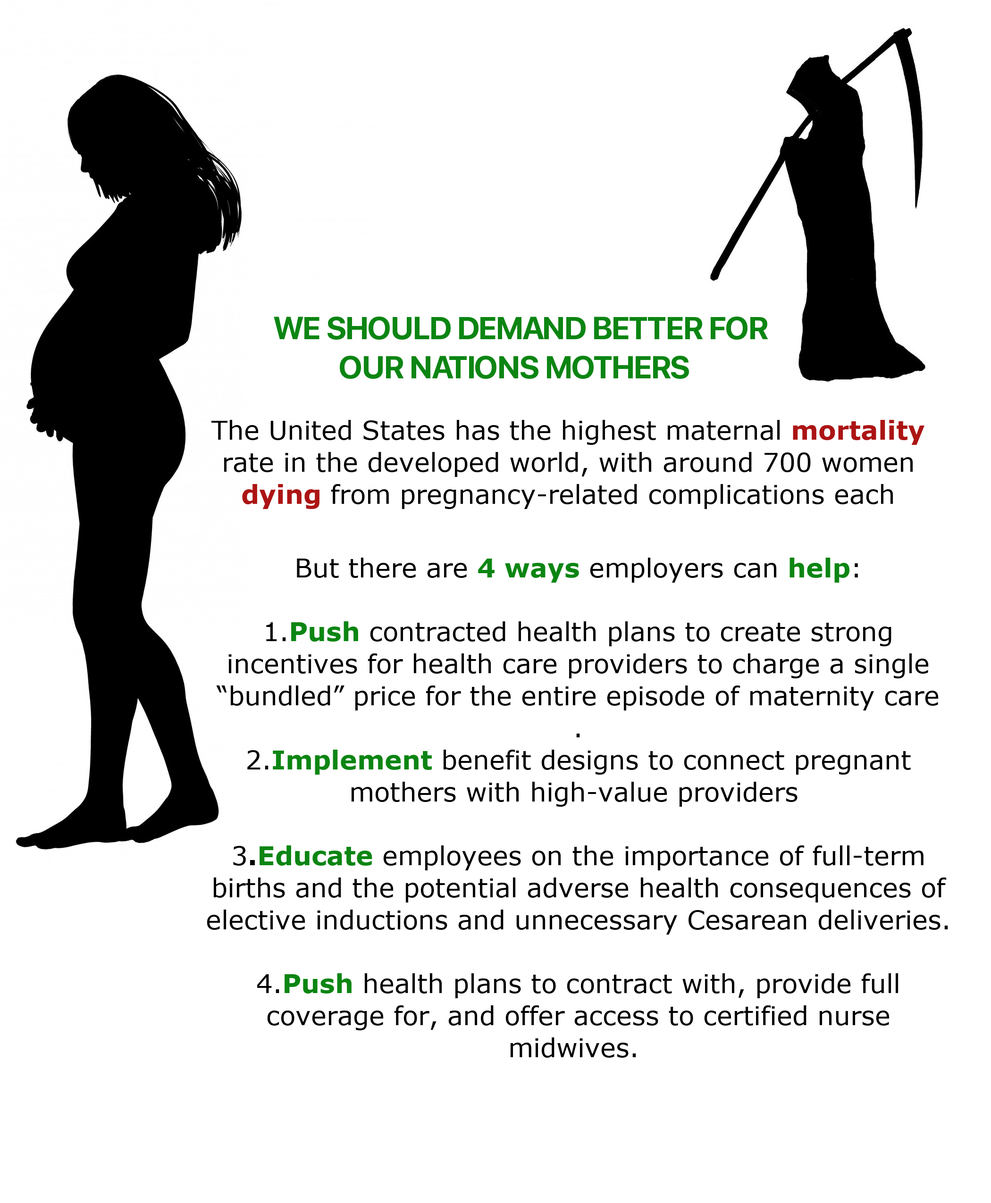
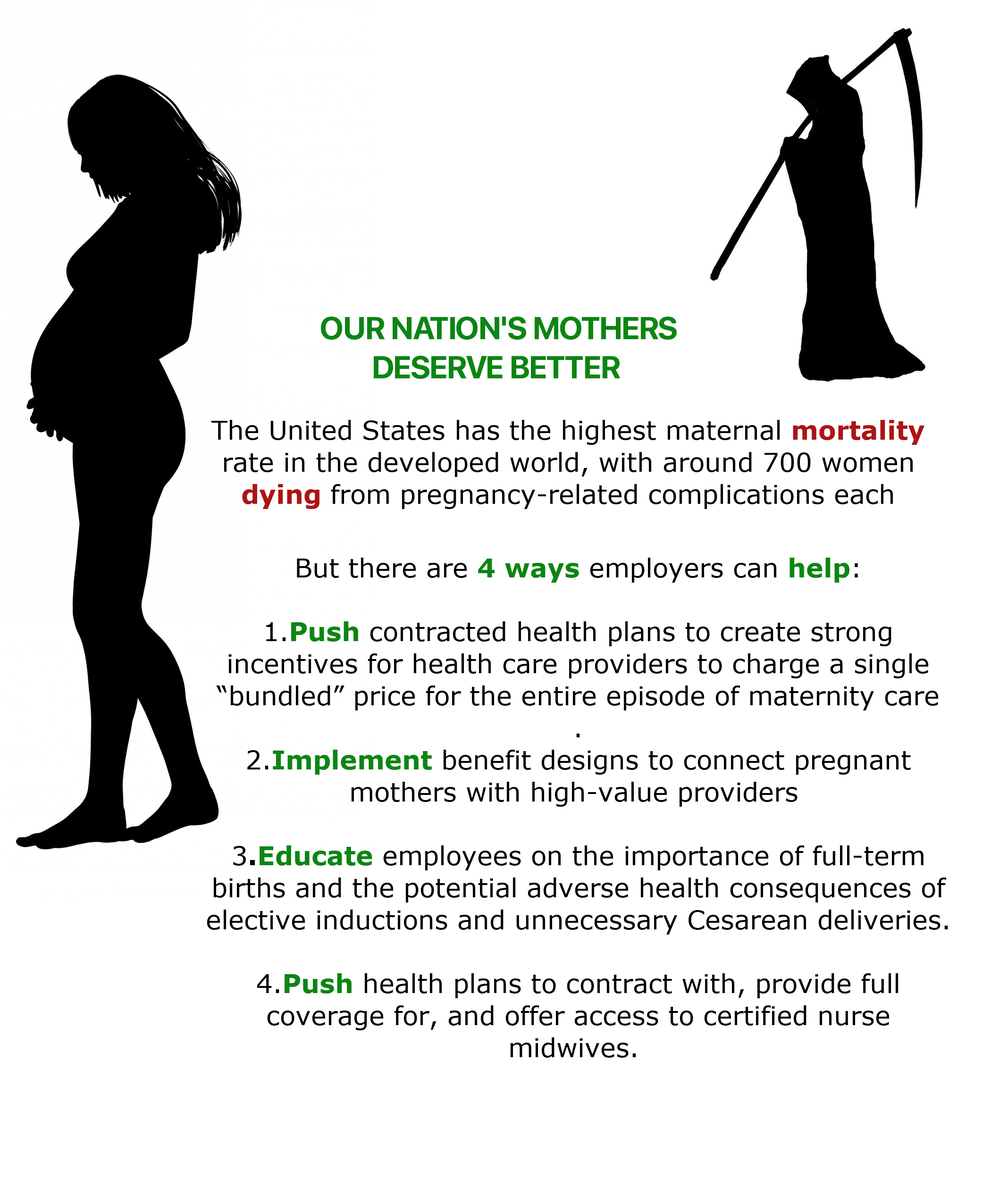
Revision of a layered 991 × 1203 image; what changed, layer by layer:
renamed "WE SHOULD DEMAND BETTER FOR ..." to "OUR NATION'S MOTHERS ...", painted on it over [273, 316, 768, 379]
